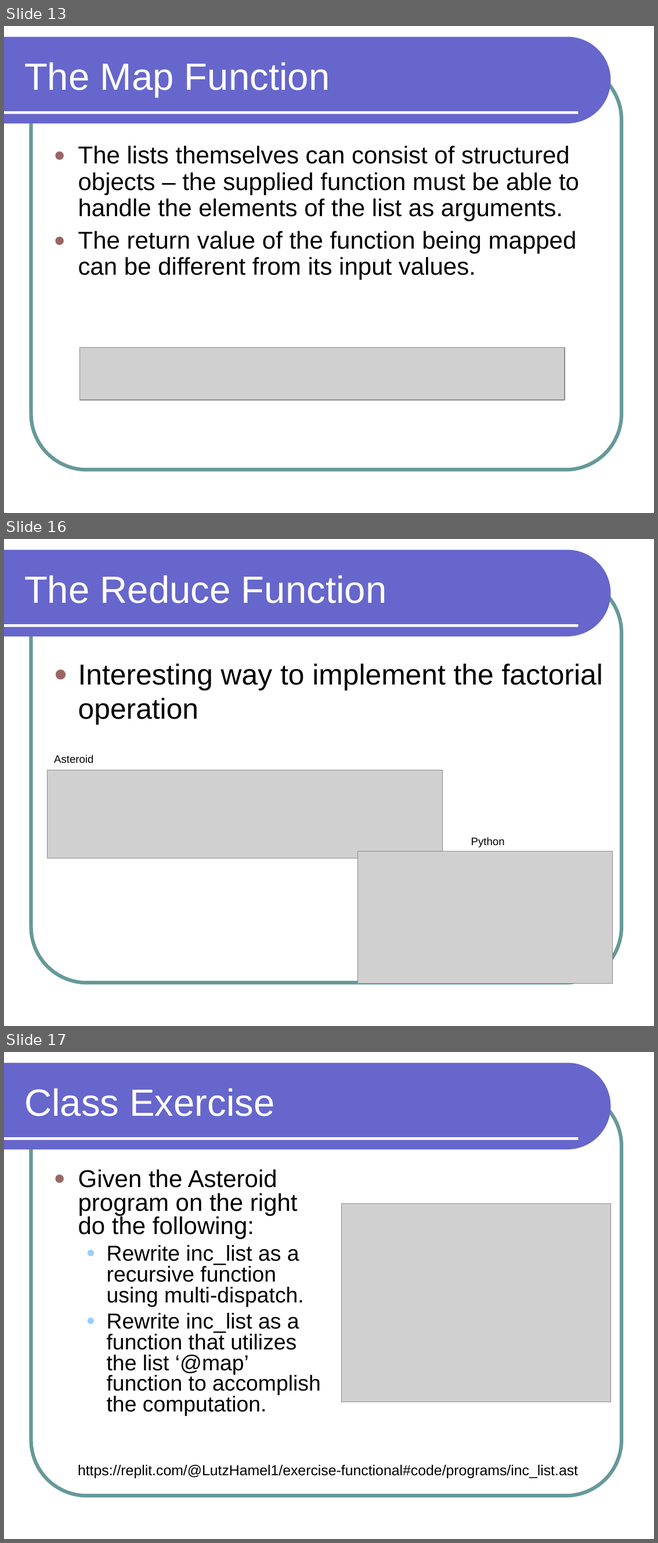
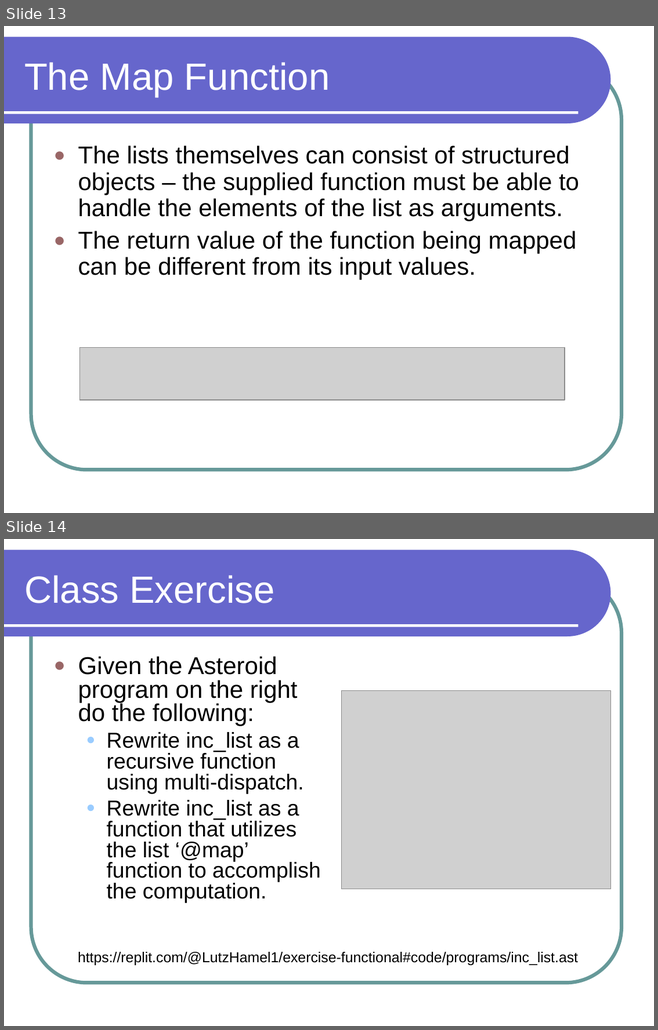
Before and after one commit to lutzhamel/CSC301, a slide deck: notes/csc301-ln014.ppt. Shown one above the other, each under a label of ours: slides 13, 16 and 17 before the commit, slides 13 and 14 after it; the slides between them are not shown. The pictures are 658x1543 and 658x1030 pixels, drawn with LibreOffice and Linux fonts; fonts in the diff are those of the drawing; grey boxes stand for pictures. Boxes give left, top, right and bottom in pixels: in the first picture for what was removed or moved away, otherwise in the second. Text is boxed around its words. In the diff, an @@ line names an element or a change of style, - is before the commit and + after.

```diff
--- a/notes/csc301-ln014.ppt
+++ b/notes/csc301-ln014.ppt
@@ slide 16 removed at (x1=4, y1=539, x2=654, y2=1026), background #FFFFFF; not listed: 3 template elements that a slide beside it also shows @@
@@ title removed at (x1=24, y1=575, x2=386, y2=603) @@
-The Reduce Function
@@ text removed at (x1=78, y1=664, x2=603, y2=725) @@
-● Interesting way to implement the factorial operation
@@ text removed at (x1=54, y1=755, x2=93, y2=763) @@
-Asteroid
@@ picture removed at (x1=48, y1=770, x2=442, y2=859) @@
@@ picture removed at (x1=357, y1=852, x2=612, y2=983) @@
@@ text removed at (x1=471, y1=837, x2=505, y2=848) @@
-Python
@@ what was slide 17 is now slide 14 @@
```
Also in this commit, not shown: 8 slides changed, 3 other slides removed, 14 other files.
